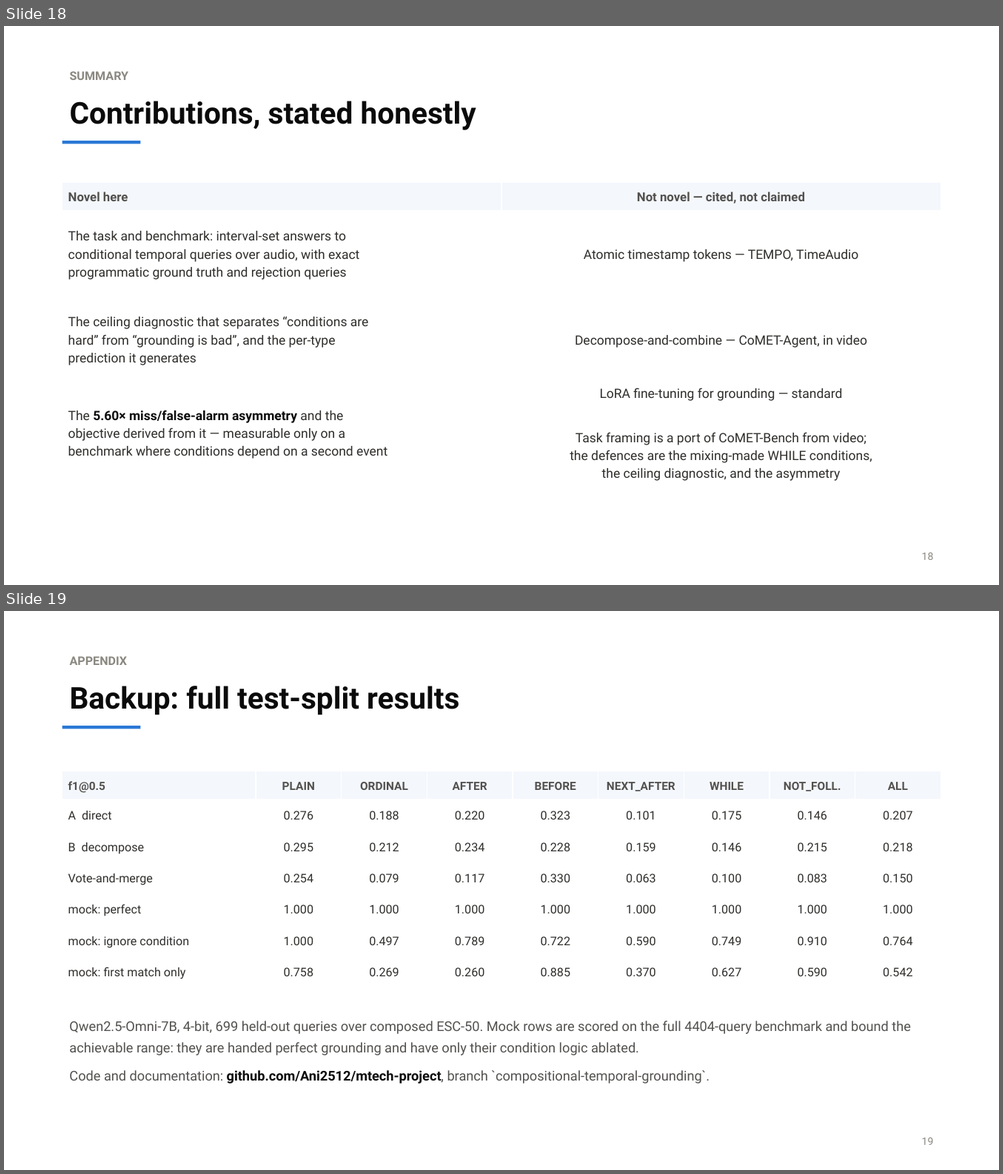
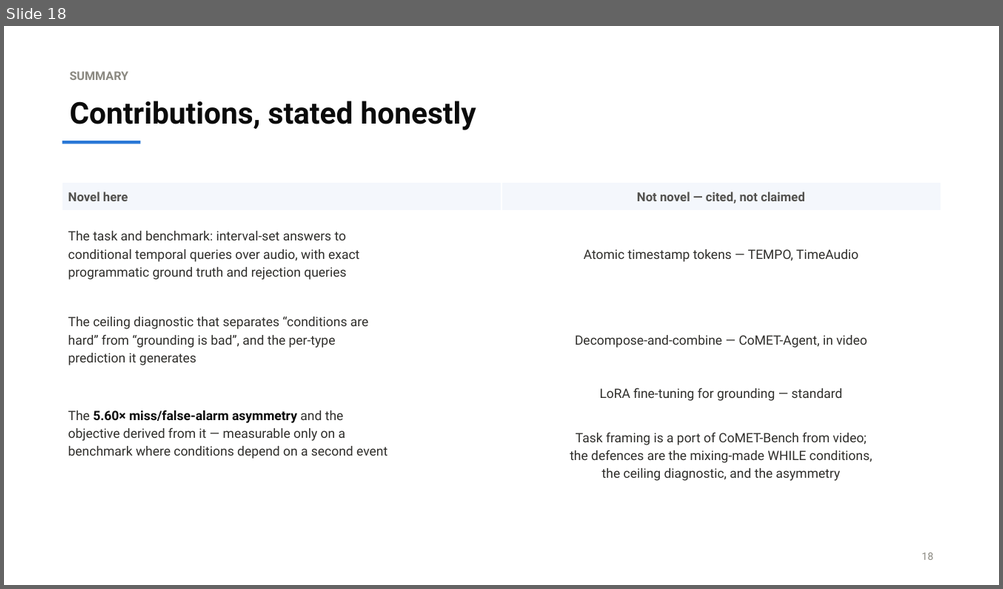
Before and after one commit to Ani2512/mtech-project, a slide deck: research_project/presentation/Compositional_Temporal_Audio_Grounding_2026-09-12.pptx. Shown one above the other, each under a label of ours: slides 18 and 19 before the commit, slide 18 after it. The pictures are 1003x1174 and 1003x589 pixels, drawn with LibreOffice and Linux fonts; fonts in the diff are those of the drawing. Boxes give left, top, right and bottom in pixels: in the first picture for what was removed or moved away, otherwise in the second. Text is boxed around its words. In the diff, an @@ line names an element or a change of style, - is before the commit and + after.

```diff
--- a/research_project/presentation/Compositional_Temporal_Audio_Grounding_2026-09-12.pptx
+++ b/research_project/presentation/Compositional_Temporal_Audio_Grounding_2026-09-12.pptx
@@ slide 19 removed at [4, 611, 999, 1170], background #FFFFFF @@
@@ text removed at [70, 656, 128, 665] @@
-APPENDIX
@@ text removed at [70, 686, 459, 715] @@
-Backup: full test-split results
@@ rectangle removed at [62, 726, 141, 729] @@
@@ table removed at [62, 772, 942, 988], 7 rows, 9 columns @@
-f1@0.5 | PLAIN | ORDINAL | AFTER | BEFORE | NEXT_AFTER | WHILE | NOT_FOLL. | ALL
-A direct | 0.276 | 0.188 | 0.220 | 0.323 | 0.101 | 0.175 | 0.146 | 0.207
-B decompose | 0.295 | 0.212 | 0.234 | 0.228 | 0.159 | 0.146 | 0.215 | 0.218
-Vote-and-merge | 0.254 | 0.079 | 0.117 | 0.330 | 0.063 | 0.100 | 0.083 | 0.150
-mock: perfect | 1.000 | 1.000 | 1.000 | 1.000 | 1.000 | 1.000 | 1.000 | 1.000
-mock: ignore condition | 1.000 | 0.497 | 0.789 | 0.722 | 0.590 | 0.749 | 0.910 | 0.764
-mock: first match only | 0.758 | 0.269 | 0.260 | 0.885 | 0.370 | 0.627 | 0.590 | 0.542
@@ text removed at [69, 1021, 910, 1084] @@
-Qwen2.5-Omni-7B, 4-bit, 699 held-out queries over composed ESC-50. Mock rows are scored on the full 4404-query benchmark and bound the achievable range: they are handed perfect grounding and have only their condition logic ablated.
-Code and documentation: github.com/Ani2512/mtech-project, branch `compositional-temporal-grounding`.
@@ text removed at [922, 1138, 933, 1145] @@
-19
```
Also in this commit, not shown: 2 other files.
